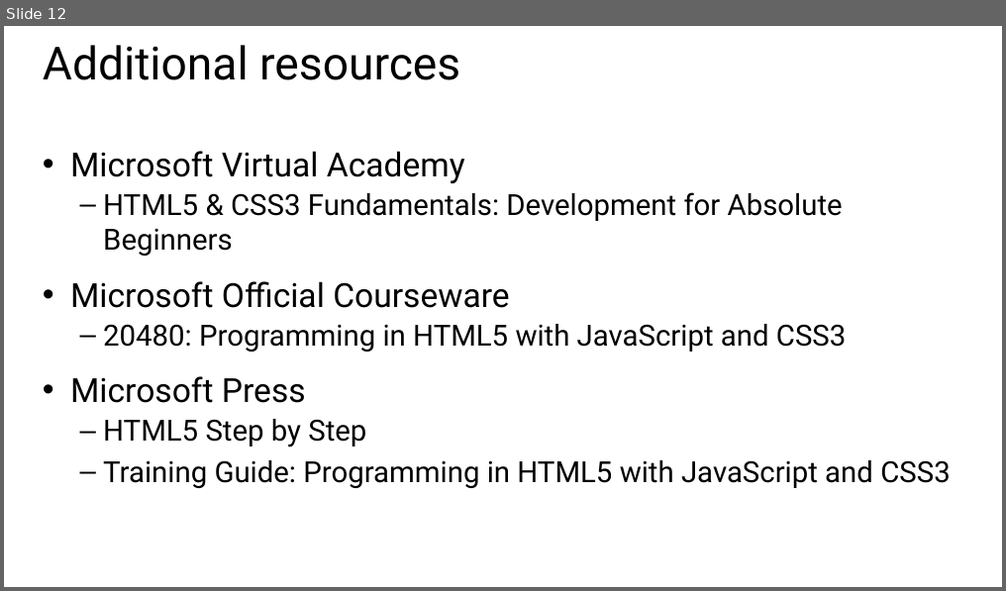
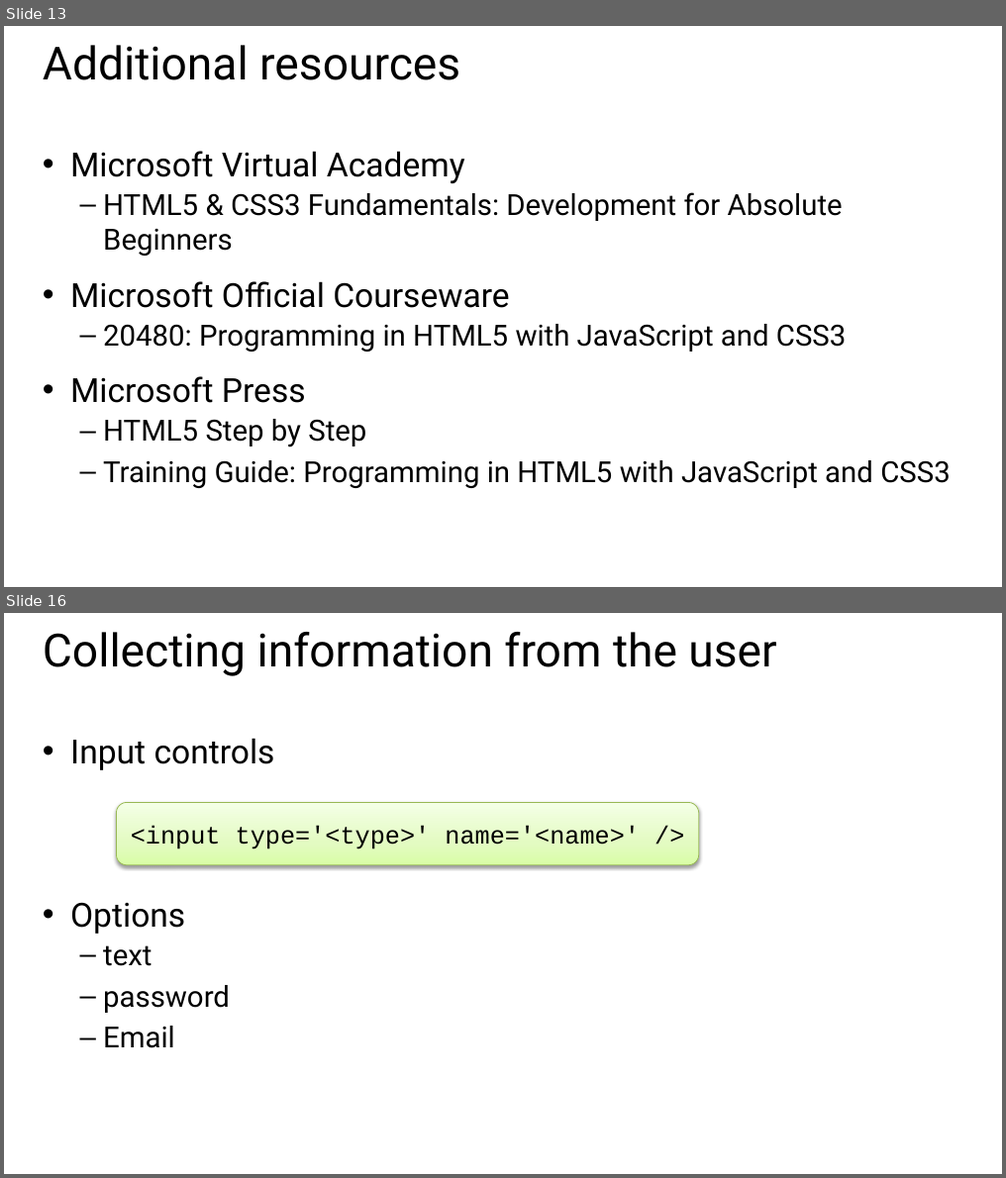
Before and after one commit to GeekTrainer/Flask, a slide deck: Slides/Module 3 - Creating an interface.pptx. Shown one above the other, each under a label of ours: slide 12 before the commit, slides 13 and 16 after it; the slides between them are not shown. The pictures are 1006x591 and 1006x1178 pixels, drawn with LibreOffice and Linux fonts; fonts in the diff are those of the drawing. Boxes give left, top, right and bottom in pixels: in the first picture for what was removed or moved away, otherwise in the second. Text is boxed around its words. In the diff, an @@ line names an element or a change of style, - is before the commit and + after.

```diff
--- a/Slides/Module 3 - Creating an interface.pptx
+++ b/Slides/Module 3 - Creating an interface.pptx
@@ slide 16 added at <box>4,613,1002,1174</box>, background #FFFFFF @@
@@ title added at <box>43,632,776,676</box>, 44 pt, text #000000 @@
+Collecting information from the user
@@ text added at <box>70,738,275,1049</box>, 32 pt, text #000000 @@
+• Input controls
+• Options
+  – text
+  – password
+  – Email
@@ rounded rectangle added at <box>116,802,699,865</box>, fill gradient #DAFDA7 to #E4FCC2 to #F5FFE7, outline #98B955 0.75 pt, 24 pt, text #000000 @@
+<input type='<type>' name='<name>' />
@@ what was slide 12 is now slide 13 @@
```
Also in this commit, not shown: 1 slide changed, 14 other slides added, 3 other files.
